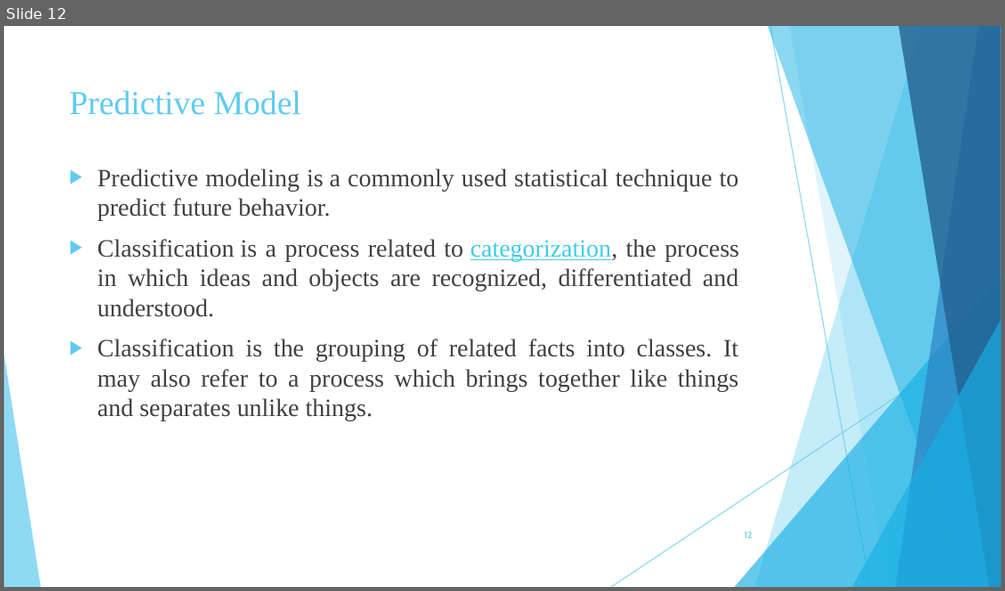
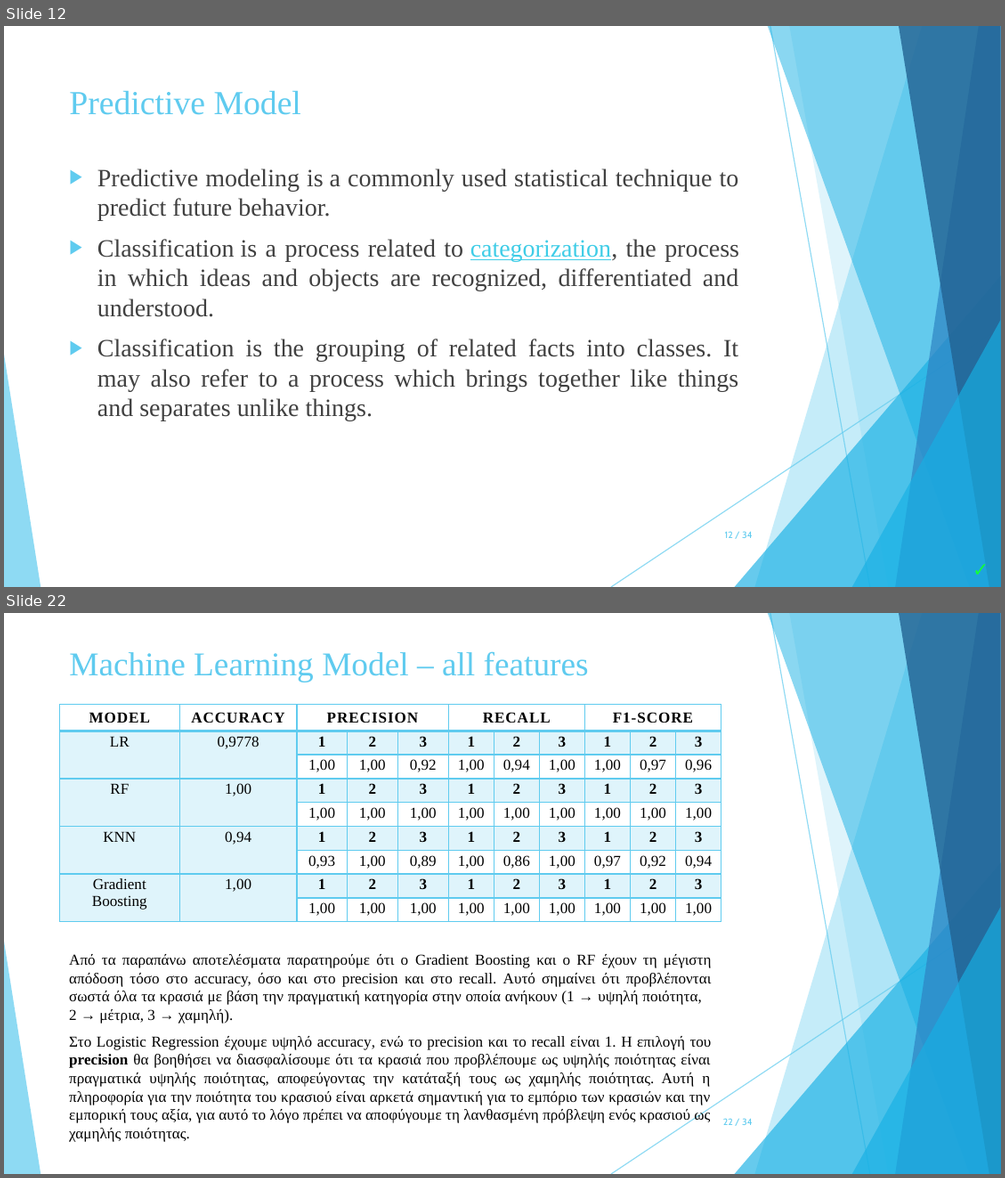
Before and after one commit to zoekelepiri/WineDataPrediction, a slide deck: Wine Data Set.pptx. Shown one above the other, each under a label of ours: slide 12 before the commit, slides 12 and 22 after it; the slides between them are not shown. The pictures are 1005x591 and 1005x1178 pixels, drawn with LibreOffice and Linux fonts; fonts in the diff are those of the drawing. Boxes give left, top, right and bottom in pixels: in the first picture for what was removed or moved away, otherwise in the second. Text is boxed around its words. In the diff, an @@ line names an element or a change of style, - is before the commit and + after.

```diff
--- a/Wine Data Set.pptx
+++ b/Wine Data Set.pptx
@@ slide 22 added at box(4, 613, 1001, 1174), background #FFFFFF; not listed: 10 template elements that a slide beside it also shows @@
@@ title added at box(69, 651, 589, 682), 24 pt, text #5FCBEF @@
+Machine Learning Model – all features
@@ table added at box(60, 705, 724, 934), 9 rows, 11 columns @@
+MODEL | ACCURACY | PRECISION |  |  | RECALL |  |  | F1-SCORE |  | 
+LR | 0,9778 | 1 | 2 | 3 | 1 | 2 | 3 | 1 | 2 | 3
+ |  | 1,00 | 1,00 | 0,92 | 1,00 | 0,94 | 1,00 | 1,00 | 0,97 | 0,96
+RF | 1,00 | 1 | 2 | 3 | 1 | 2 | 3 | 1 | 2 | 3
+ |  | 1,00 | 1,00 | 1,00 | 1,00 | 1,00 | 1,00 | 1,00 | 1,00 | 1,00
+KNN | 0,94 | 1 | 2 | 3 | 1 | 2 | 3 | 1 | 2 | 3
+ |  | 0,93 | 1,00 | 0,89 | 1,00 | 0,86 | 1,00 | 0,97 | 0,92 | 0,94
+Gradient Boosting | 1,00 | 1 | 2 | 3 | 1 | 2 | 3 | 1 | 2 | 3
+ |  | 1,00 | 1,00 | 1,00 | 1,00 | 1,00 | 1,00 | 1,00 | 1,00 | 1,00
@@ text added at box(69, 954, 712, 1023), 11 pt, text #000000 @@
+Από τα παραπάνω αποτελέσματα παρατηρούμε ότι ο Gradient Boosting και ο RF έχουν τη μέγιστη απόδοση τόσο στο accuracy, όσο και στο precision και στο recall. Αυτό σημαίνει ότι προβλέπονται σωστά όλα τα κρασιά με βάση την πραγματική κατηγορία στην οποία ανήκουν (1 → υψηλή ποιότητα, 2 → μέτρια, 3 → χαμηλή).
@@ text added at box(69, 1036, 712, 1142), 11 pt, text #000000 @@
+Στο Logistic Regression έχουμε υψηλό accuracy, ενώ το precision και το recall είναι 1. Η επιλογή του precision θα βοηθήσει να διασφαλίσουμε ότι τα κρασιά που προβλέπουμε ως υψηλής ποιότητας είναι πραγματικά υψηλής ποιότητας, αποφεύγοντας την κατάταξή τους ως χαμηλής ποιότητας. Αυτή η πληροφορία για την ποιότητα του κρασιού είναι αρκετά σημαντική για το εμπόριο των κρασιών και την εμπορική τους αξία, για αυτό το λόγο πρέπει να αποφύγουμε τη λανθασμένη πρόβλεψη ενός κρασιού ως χαμηλής ποιότητας.
@@ page number added at box(723, 1118, 752, 1125), 6.8 pt, text #5FCBEF @@
+22 / 34
@@ slide 12 changed as well @@
@@ page number at box(725, 531, 752, 538): text changed @@
-12
+12 / 34
@@ text added at box(963, 552, 1001, 586), 14 pt, text #13FF3A, bold @@
+✓
```
Also in this commit, not shown: 12 other slides changed, 20 other slides added, 39 slides removed, 12 other files.
